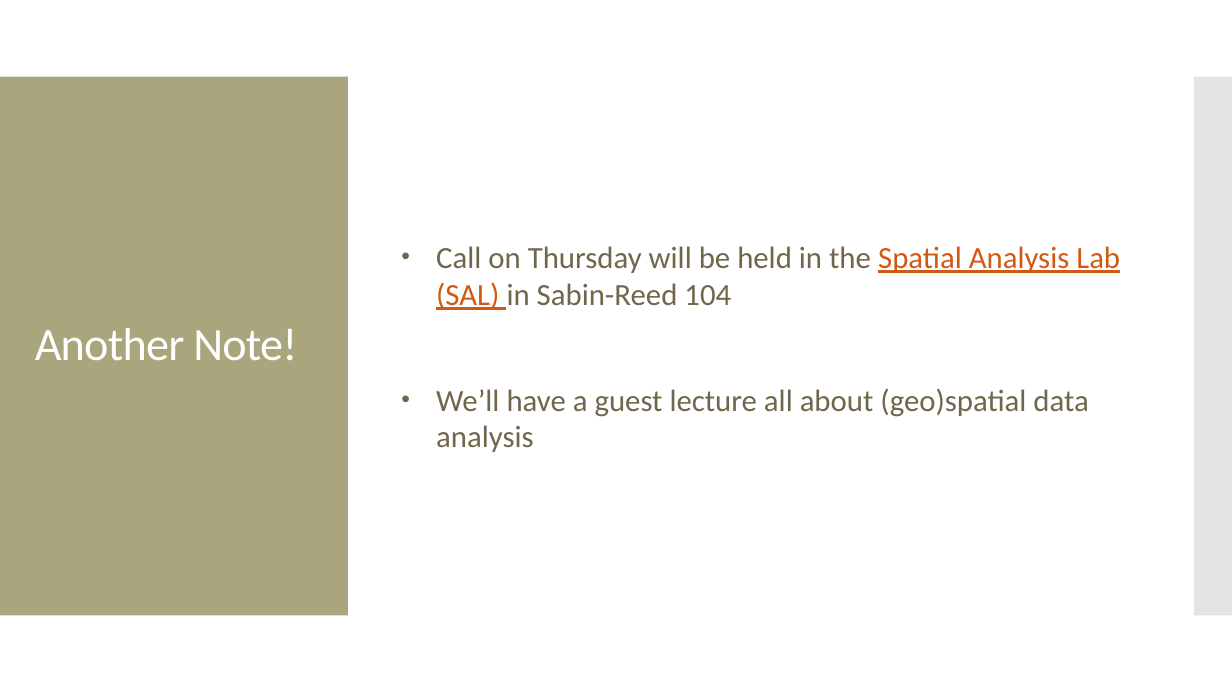
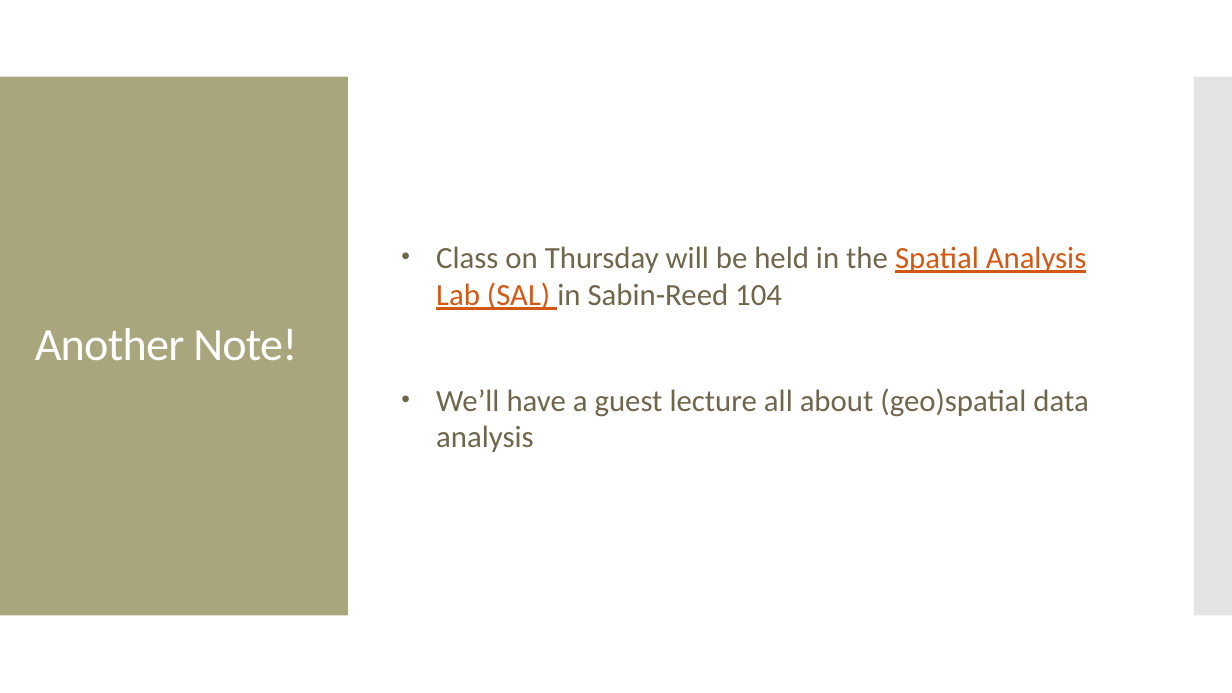
Before and after one commit to amosca01/SDS-CS235, a slide deck: slide 4 of slides/06-time-varying-data.pptx (slide 3 before the commit). Drawn at 1232x693 pixels with LibreOffice and Linux fonts; fonts in the diff are those of the drawing. Boxes give left, top, right and bottom in pixels: in the first picture for what was removed or moved away, otherwise in the second. Text is boxed around its words. In the diff, an @@ line names an element or a change of style, - is before the commit and + after.

```diff
--- a/slides/06-time-varying-data.pptx
+++ b/slides/06-time-varying-data.pptx
@@ text at box(436, 246, 1087, 310): text changed @@
-• Call on Thursday will be held in the Spatial Analysis Lab (SAL) in Sabin-Reed 104
+• Class on Thursday will be held in the Spatial Analysis Lab (SAL) in Sabin-Reed 104
```
Also in this commit, not shown: 1 slide added, 10 other files.
